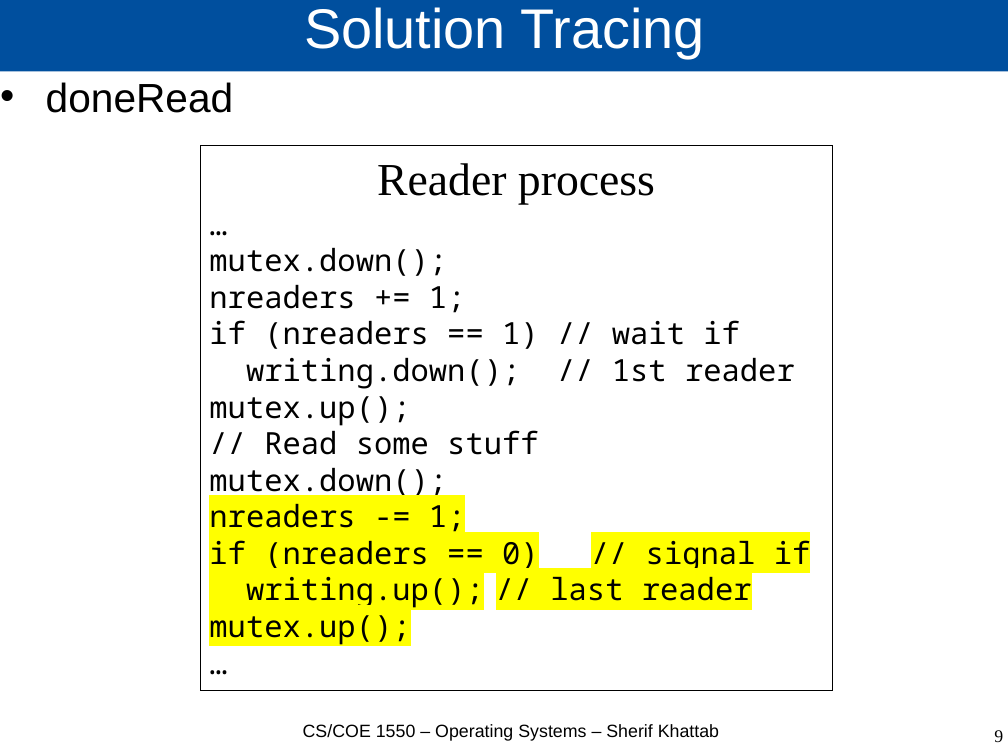
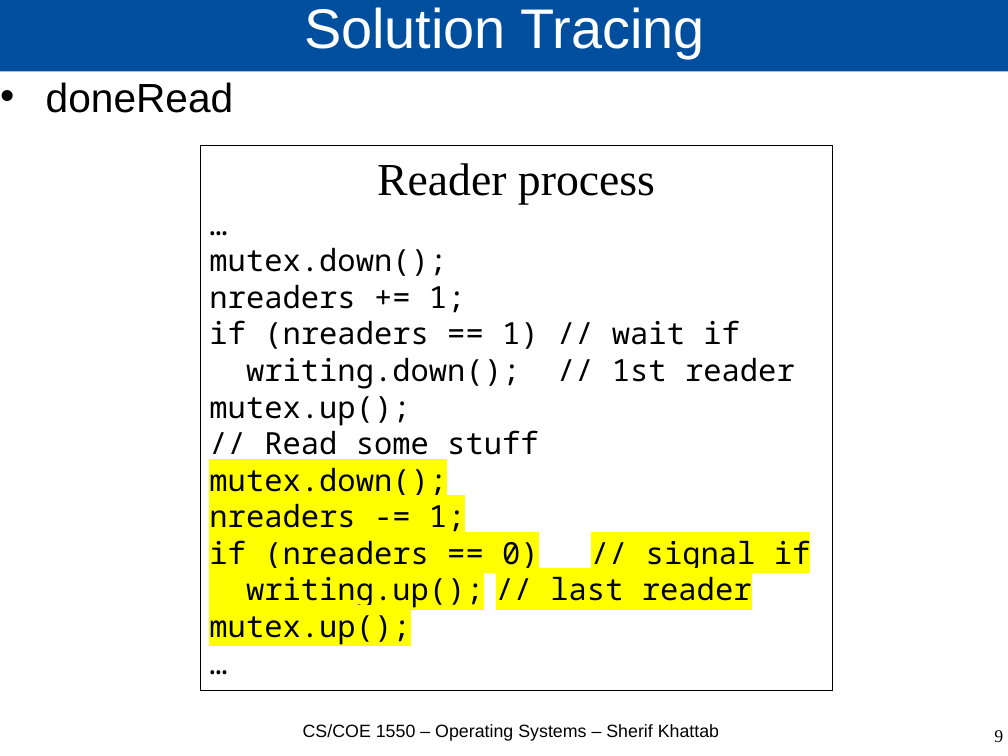
Before and after one commit to cs1550-2224/cs1550-code-handouts, a slide deck: slide 9 of DraftSlides/Lecture8.pptx. Drawn at 1008x756 pixels with LibreOffice and Linux fonts; fonts in the diff are those of the drawing. Boxes give left, top, right and bottom in pixels: in the first picture for what was removed or moved away, otherwise in the second. Text is boxed around its words. In the diff, an @@ line names an element or a change of style, - is before the commit and + after.

Commit message:
Lecture 9

```diff
--- a/DraftSlides/Lecture8.pptx
+++ b/DraftSlides/Lecture8.pptx
@@ text in rectangle at (x1=209, y1=467, x2=447, y2=495): highlight none to #FFFF00 in "mutex.down();" @@
```
Also in this commit, not shown: 3 slides removed, 3 other files.
